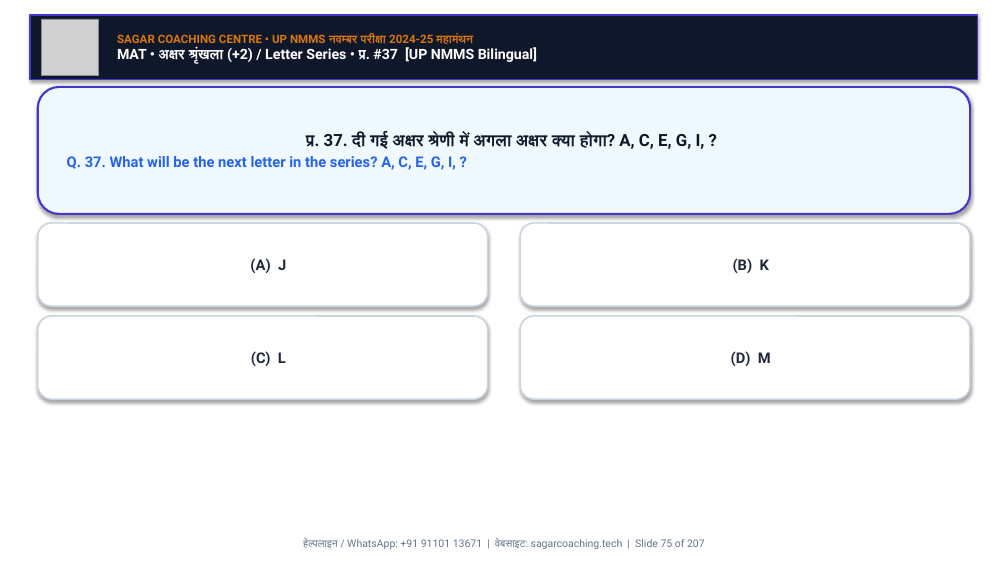
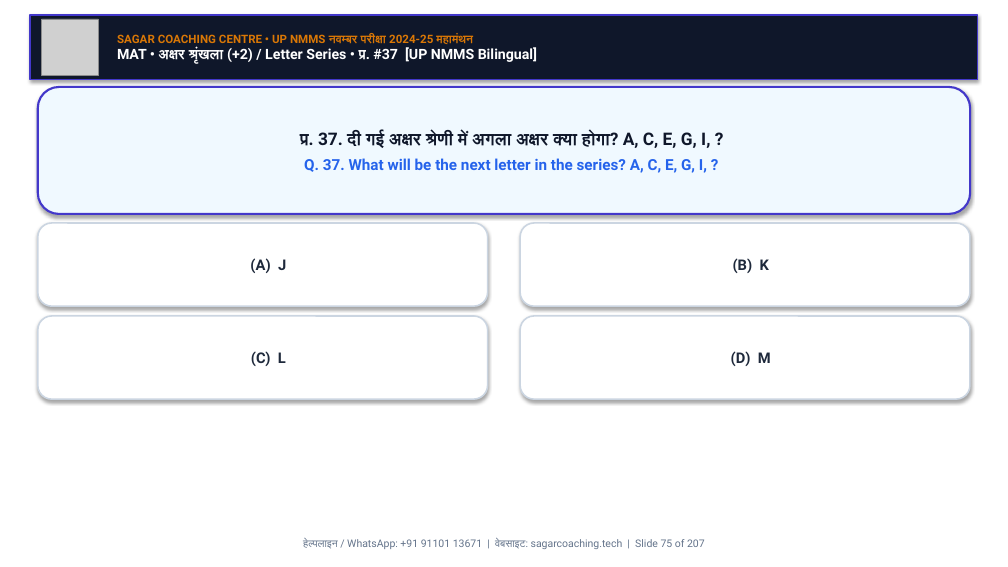
Before and after one commit to Sudhirkr85/nnms, a slide deck: slide 75 of UP_NMMS_MahaManthan_Nov_Exam_SagarSir/UP_NMMS_MAT_MahaManthan_100Q_Nov_Exam.pptx. Drawn at 1008x567 pixels with LibreOffice and Linux fonts; fonts in the diff are those of the drawing; grey boxes stand for pictures. Boxes give left, top, right and bottom in pixels: in the first picture for what was removed or moved away, otherwise in the second. Text is boxed around its words. In the diff, an @@ line names an element or a change of style, - is before the commit and + after.

```diff
--- a/UP_NMMS_MahaManthan_Nov_Exam_SagarSir/UP_NMMS_MAT_MahaManthan_100Q_Nov_Exam.pptx
+++ b/UP_NMMS_MahaManthan_Nov_Exam_SagarSir/UP_NMMS_MAT_MahaManthan_100Q_Nov_Exam.pptx
@@ rounded rectangle "प्र. 37. दी गई अक्षर ..." at <box>38,87,970,214</box>: size 16 to 16.5 pt in "प्र. 37. दी गई अक्षर श्रेणी में ..."; size 14 to 14.5 pt in "Q. 37. What will be the next ..."; alignment left to centre; more space between paragraphs @@
```
Also in this commit, not shown: 203 other slides changed, 14 other files.
